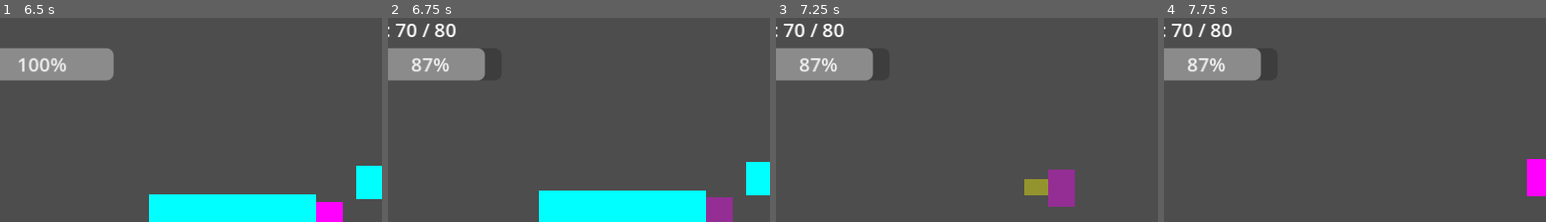
Above: before the commit, frames 1-4 (left to right).
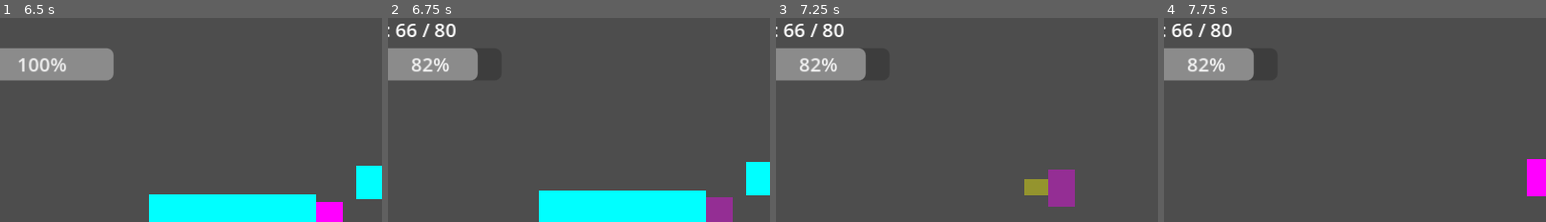
Above: after the commit, the same moments.

Repository: matbloxoficial-dev/world-corrupted
Game: Godot game, scene res://scenes/levels/nivel_prueba.tscn
The game is run twice, just before and just after one commit, with the same random seed, the same clock (stepped at 60 frames per second) and the same inputs. The project has no main scene, so this scene is started directly.
Inputs (mouse positions are % of the whole screen's width and height, from its top left):
- Up to frame 1 (6.5 s): move the mouse to (72, 42) at 0.52 s; hold D (move_right) 0.53-2.03 s; click (72, 42) at 0.6 s; tap Space (jump) at 0.77, 1.52, 3.02, 3.77, 4.52, 6.02 s; move the mouse to (30, 53) at 1.27 s; tap Shift (dash) at 1.35, 3.6, 5.85 s; move the mouse to (60, 24) at 2.02 s; hold A (move_left) 2.03-2.78 s; right-click (60, 24) at 2.1 s; move the mouse to (45, 68) at 2.77 s; hold D (move_right) 2.78-4.28 s; click (45, 68) at 2.85 s; move the mouse to (80, 63) at 3.52 s; move the mouse to (20, 32) at 4.27 s; hold A (move_left) 4.28-5.03 s; right-click (20, 32) at 4.35 s; move the mouse to (55, 47) at 5.02 s; hold D (move_right) 5.03-5.78 s; click (55, 47) at 5.1 s; move the mouse to (35, 21) at 5.77 s; hold A (move_left) from 5.78 s (still down)
- Up to frame 2 (6.75 s): keep holding A (move_left); move the mouse to (72, 42) at 6.52 s; right-click (72, 42) at 6.6 s
- Up to frame 3 (7.25 s): keep holding A (move_left); tap Space (jump) at 6.77 s
- Up to frame 4 (7.75 s): move the mouse to (30, 53) at 7.27 s; release A (move_left) at 7.28 s; hold D (move_right) from 7.28 s (still down); click (30, 53) at 7.35 s; tap Space (jump) at 7.52 s
The pictures show only the part of the screen within x 6-56%, y 0-50%; the shares and areas given below are measured in that part.

Frame 1 is identical in both runs. In frame 2, 0.6% of the frame differs, in the area x 2-26%, y 2-31%; in frame 3, 0.6%; in frame 4, 0.6%.

Commit message:
Agrego sistema de ranuras de equipo y formula de daño con escalado

Diff:
--- /dev/null
+++ b/scripts/equipo.gd
@@ -0,0 +1,8 @@
+extends Resource
+class_name Equipo
+
+@export var nombre: String = ""
+@export var tipo: String = ""
+@export var bono_danio: int = 0
+@export var bono_hp: int = 0
+@export var descripcion: String = ""
--- a/scripts/tekaya.gd
+++ b/scripts/tekaya.gd
@@ -18,6 +18,9 @@
 const TIEMPO_CARGA = 0.8
 const VENTANA_COMBO = 0.5
 
+var equipo_arma: Equipo = null
+var equipo_armadura: Equipo = null
+var equipo_accesorio: Equipo = null
 var nivel = 1
 var exp = 0
 var punto_reaparicion = Vector2.ZERO
@@ -185,16 +188,14 @@
 
 func _on_hitbox_body_entered(body: Node) -> void:
 	if body.has_method("recibir_danio"):
-		var dano = DANO_CARGADO if carga_timer >= TIEMPO_CARGA else DANO_GOLPE[max(combo_paso - 1, 0)]
-		body.recibir_danio(dano)
-	if body.has_method("recibir_danio"):
+		var bono = equipo_arma.bono_danio if equipo_arma else 0
 		var dano: int
 		if patada_cooldown > COOLDOWN_PATADA - 0.3:
-			dano = DANO_PATADA
+			dano = DANO_PATADA + bono
 		elif carga_timer >= TIEMPO_CARGA:
-			dano = DANO_CARGADO
+			dano = DANO_CARGADO + bono + (nivel * 2)
 		else:
-			dano = DANO_GOLPE[max(combo_paso - 1, 0)]
+			dano = DANO_GOLPE[max(combo_paso - 1, 0)] + bono + (nivel * 2)
 		body.recibir_danio(dano)
 
 
